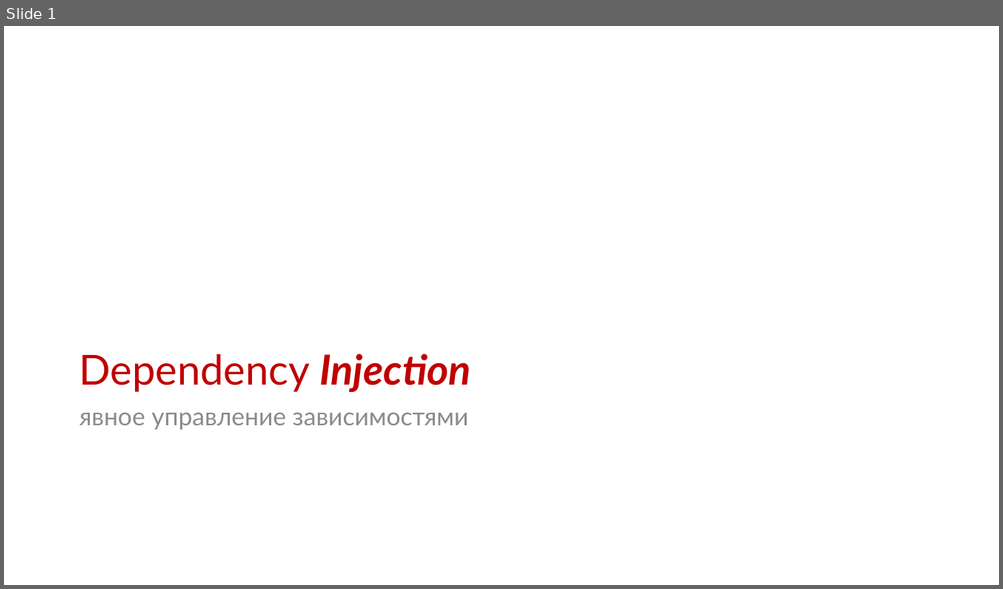
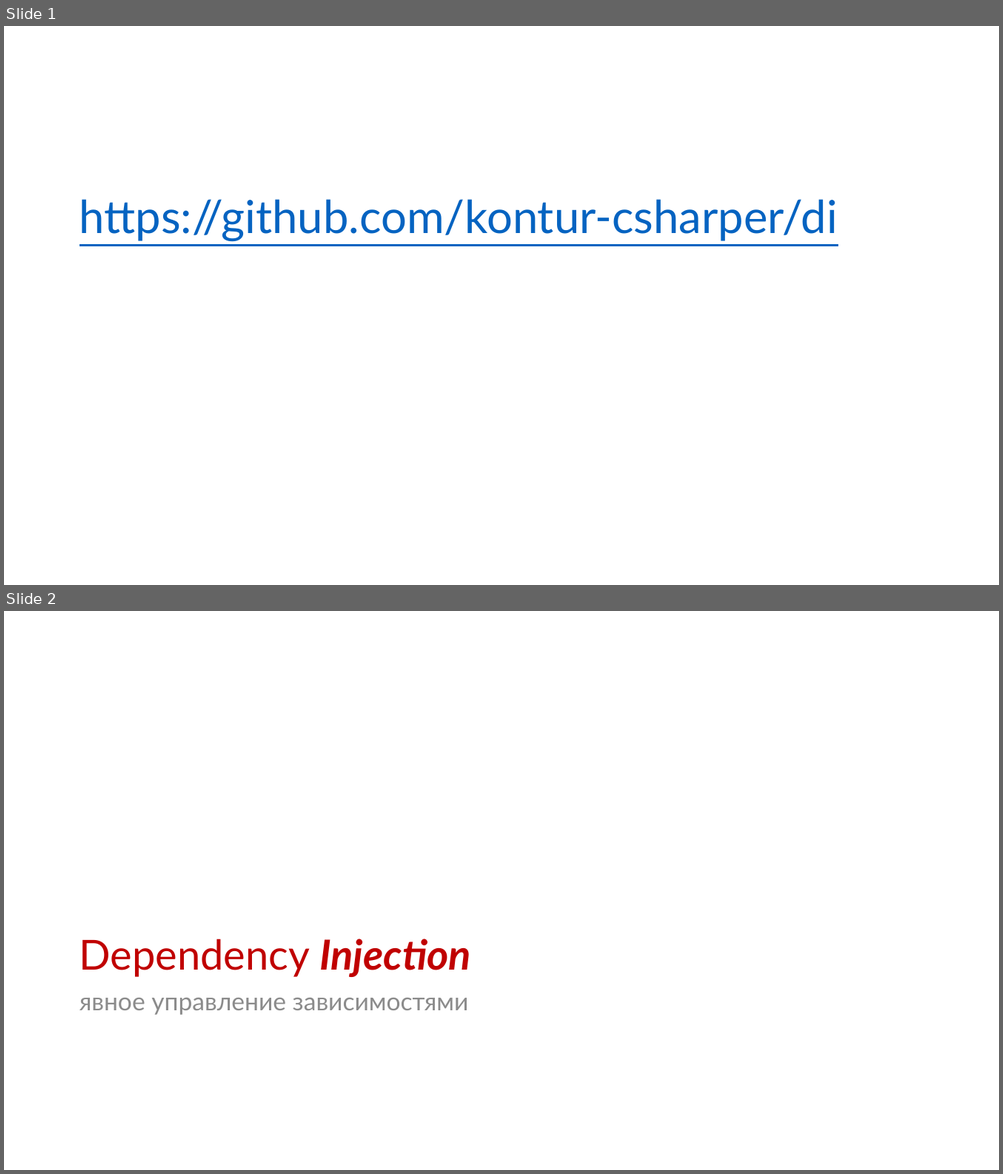
Before and after one commit to kontur-courses/di, a slide deck: di.pptx. Shown one above the other, each under a label of ours: slide 1 before the commit, slides 1 and 2 after it. The pictures are 1003x589 and 1003x1174 pixels, drawn with LibreOffice and Linux fonts; fonts in the diff are those of the drawing. Boxes give left, top, right and bottom in pixels: in the first picture for what was removed or moved away, otherwise in the second. Text is boxed around its words. In the diff, an @@ line names an element or a change of style, - is before the commit and + after.

Commit message:
fix slides

```diff
--- a/di.pptx
+++ b/di.pptx
@@ slide 1 added at [4,26,999,585], background #FFFFFF @@
@@ text added at [79,199,837,242], 44 pt, text #0563C1, underline @@
+https://github.com/kontur-csharper/di
@@ what was slide 1 is now slide 2 @@
```
